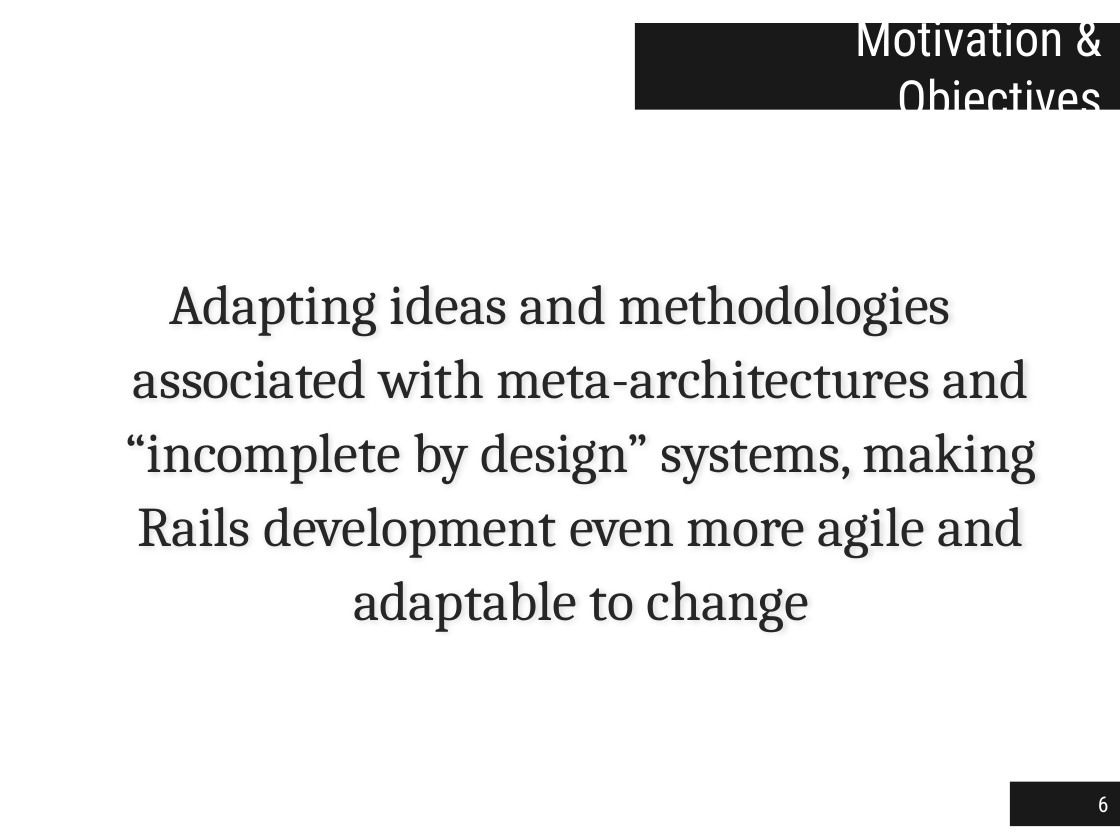
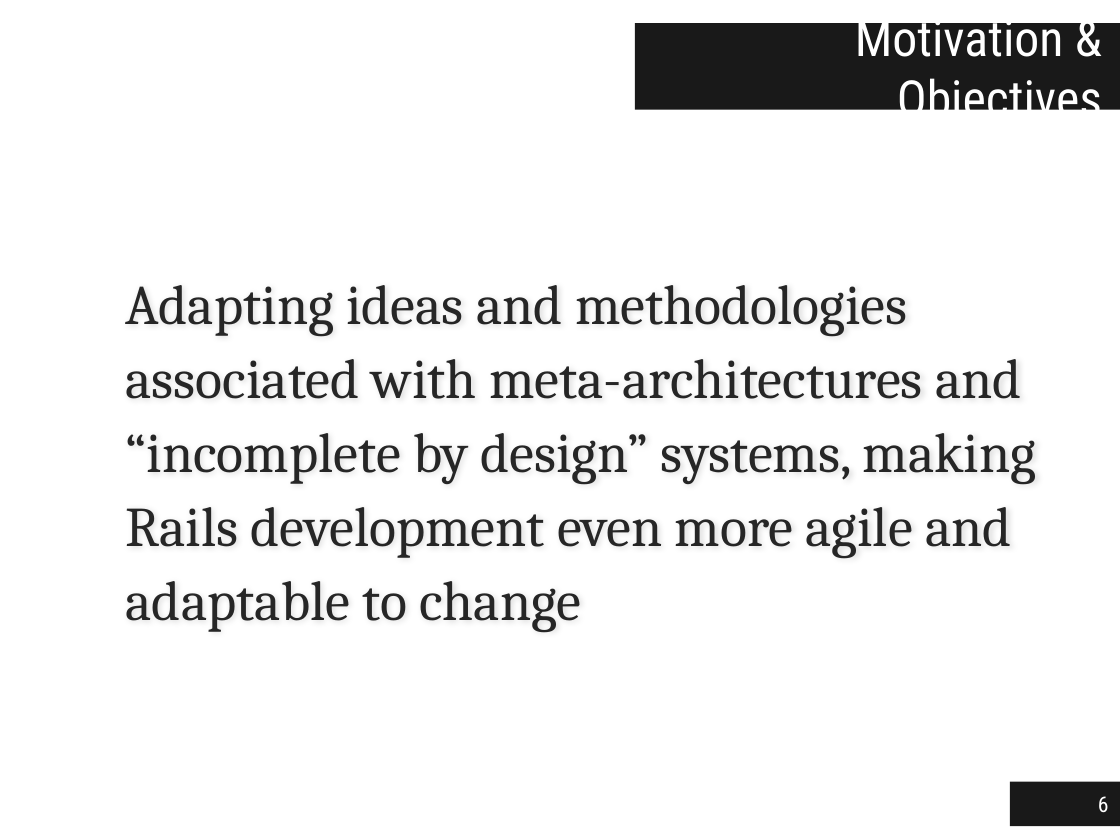
Before and after one commit to jgradim/thesis, a slide deck: slide 6 of presentations/jgradim-presentation.pptx. Drawn at 1120x840 pixels with LibreOffice and Linux fonts; fonts in the diff are those of the drawing. Boxes give left, top, right and bottom in pixels: in the first picture for what was removed or moved away, otherwise in the second. Text is boxed around its words. In the diff, an @@ line names an element or a change of style, - is before the commit and + after.

```diff
--- a/presentations/jgradim-presentation.pptx
+++ b/presentations/jgradim-presentation.pptx
@@ text "Adapting ideas and methodologies associated ..." at (126,285,1037,632): alignment centre to left; indent changed @@
```
Also in this commit, not shown: 17 other slides changed, 3 slides added, 1 slide removed, 2 other files.
